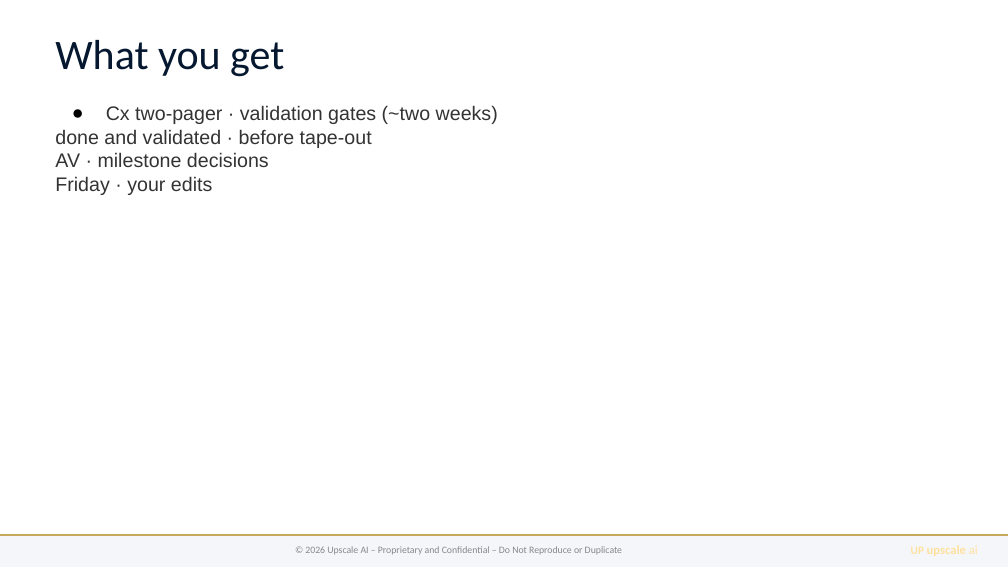
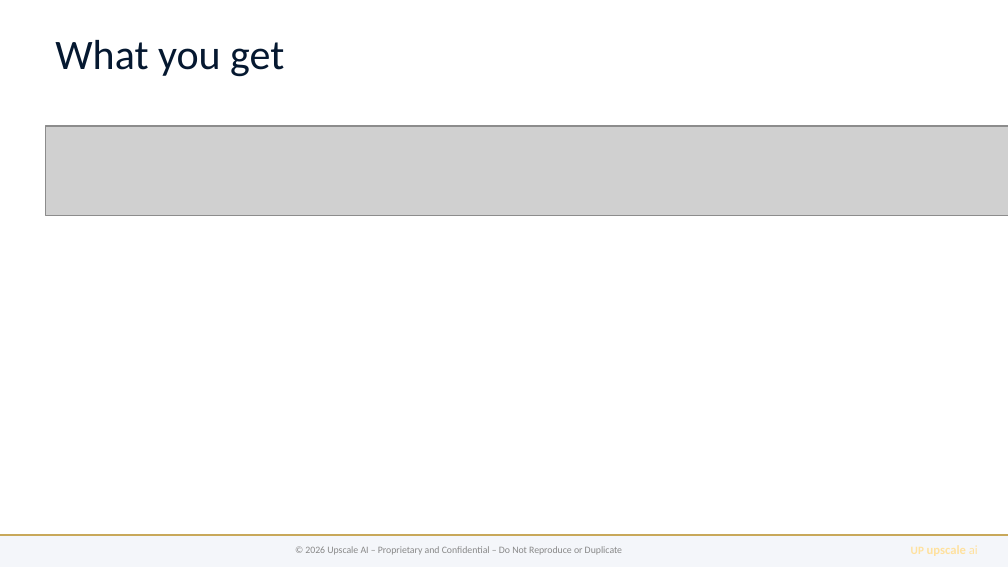
Before and after one commit to upscale-ai-network/agent-template, a slide deck: slide 4 of dt100/manager-arch-vision-a3.pptx. Drawn at 1008x567 pixels with LibreOffice and Linux fonts; fonts in the diff are those of the drawing; grey boxes stand for pictures. Boxes give left, top, right and bottom in pixels: in the first picture for what was removed or moved away, otherwise in the second. Text is boxed around its words. In the diff, an @@ line names an element or a change of style, - is before the commit and + after.

```diff
--- a/dt100/manager-arch-vision-a3.pptx
+++ b/dt100/manager-arch-vision-a3.pptx
@@ text removed at [55,105,498,195] @@
-● Cx two-pager · validation gates (~two weeks)
-done and validated · before tape-out
-AV · milestone decisions
-Friday · your edits
@@ picture added at [45,126,1008,216] @@
```
Also in this commit, not shown: 4 other slides changed, 22 other files.
